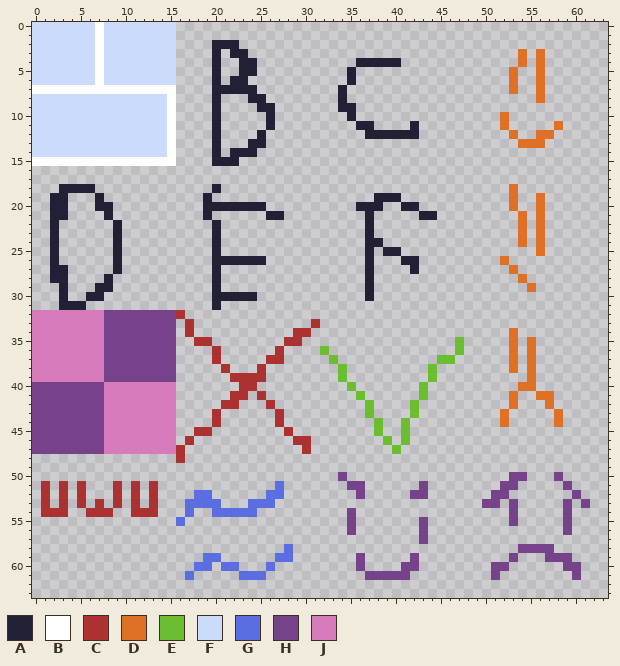
A pixel-art sprite gets an edit: src/main/resources/testing.png. This is how it looked before the edit.
The file is 64x64 pixels.
Palette (. is transparent): A #222034  B #ffffff  C #ac3232  D #df7126  E #6abe30  F #cbdbfc  G #5b6ee1  H #76428a  J #d77bba
And afterwards:
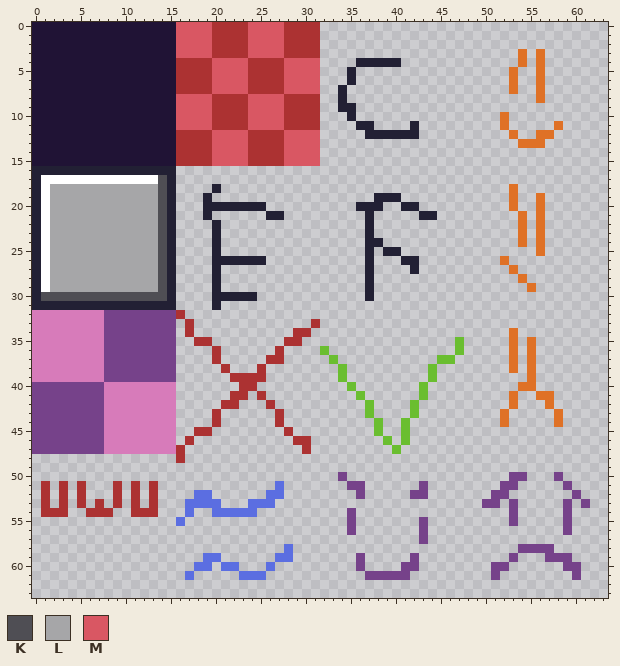
Colours new in this view: K #4f4e54  L #a6a6a8  M #d95763
Edits made:
Colour F changes from #cbdbfc to #201335.
Colour A is added in row 16 at x 0 to 15; in rows 17 to 30 at x 0 and 15; in row 31 at x 0 to 2 and 6 to 15.
Colour B is added in row 17 at x 1 to 13; in rows 18 to 29 at x 1.
Colour C is added in rows 0 to 1 at x 20 to 23 and 28 to 31; in row 2 at x 23 and 28 to 31; in row 3 at x 21 and 28 to 31; in rows 4 to 5 at x 16 to 19 and 25 to 27; in row 6 at x 16 to 19 and 24 to 27; in row 7 at x 16 to 19 and 25 to 27.
Colour C is added in rows 8 to 11 at x 21 to 23 and 28 to 31; in row 12 at x 16 to 19, 24 and 26 to 27; in row 13 at x 16 to 19 and 26 to 27; in row 14 at x 16 to 19 and 25 to 27; in row 15 at x 16 to 19 and 24 to 27.
Colour C replaces colour A in row 2 at x 20 to 22; in row 3 at x 20 and 22 to 23; in rows 4 to 5 at x 24; in row 7 at x 24; in rows 8 to 11 at x 20; in row 12 at x 25.
Colour C replaces colour A in row 13 at x 24 to 25; in row 14 at x 24.
Colour F replaces colour B in rows 0 to 6 at x 7; in row 7 at x 0 to 15; in rows 8 to 14 at x 15; in row 15 at x 0 to 15.
Colour K is added in rows 17 to 29 at x 14; in row 30 at x 1 to 2, 4 to 5 and 8 to 14.
Colour K replaces colour A in row 30 at x 3 and 6 to 7.
Colour L is added in row 18 at x 2 and 7 to 13; in row 19 at x 4 to 6 and 8 to 13; in row 20 at x 4 to 6 and 9 to 13; in row 21 at x 4 to 7 and 9 to 13; in rows 22 to 26 at x 3 to 8 and 10 to 13; in row 27 at x 4 to 8 and 10 to 13.
Colour L is added in row 28 at x 4 to 7 and 9 to 13; in row 29 at x 2, 4 to 6 and 9 to 13.
Colour L replaces colour A in row 18 at x 3 to 6; in row 19 at x 2 to 3 and 7; in row 20 at x 2 to 3 and 7 to 8; in row 21 at x 2 to 3 and 8; in rows 22 to 26 at x 2 and 9; in row 27 at x 2 to 3 and 9.
Colour L replaces colour A in row 28 at x 2 to 3 and 8; in row 29 at x 3 and 7 to 8.
Colour M is added in rows 0 to 3 at x 16 to 19 and 24 to 27; in rows 4 to 5 at x 21 to 22 and 28 to 31; in row 6 at x 21 and 28 to 31; in row 7 at x 28 to 31; in row 8 at x 16 to 19 and 26 to 27; in row 9 at x 16 to 19, 24 and 27.
Colour M is added in rows 10 to 11 at x 16 to 19, 24 to 25 and 27; in rows 12 to 13 at x 21 to 23 and 28 to 31; in row 14 at x 21 and 28 to 31; in row 15 at x 23 and 28 to 31.
Colour M replaces colour A in rows 4 to 5 at x 20 and 23; in row 6 at x 20 and 22 to 23; in row 7 at x 20 to 23; in row 8 at x 24 to 25; in row 9 at x 25 to 26; in rows 10 to 11 at x 26.
Colour M replaces colour A in rows 12 to 13 at x 20; in row 14 at x 20 and 22 to 23; in row 15 at x 20 to 22.
Pixel boxes of the changes (left, top, right, bottom) in both pictures:
changed: (32, 22, 320, 310)
